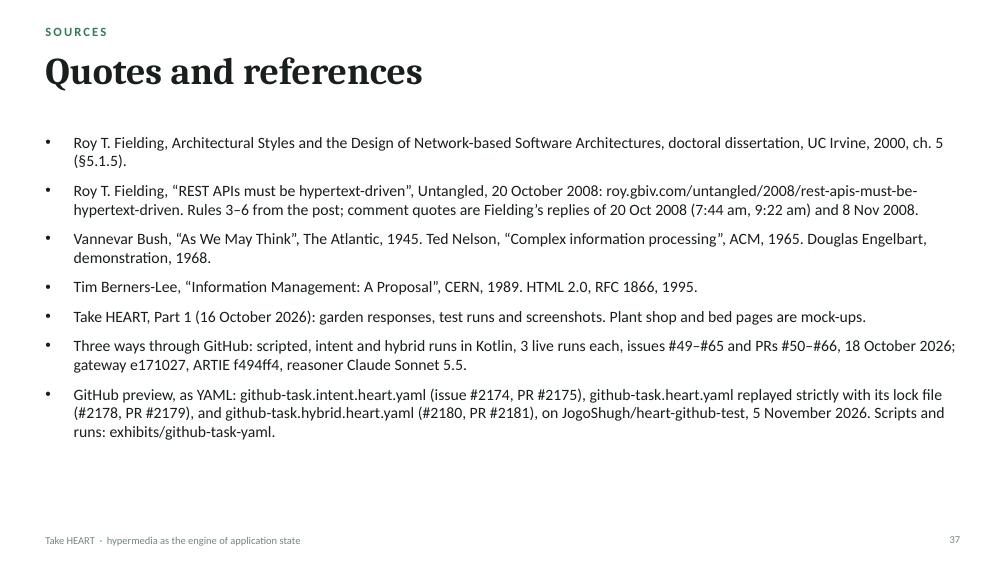
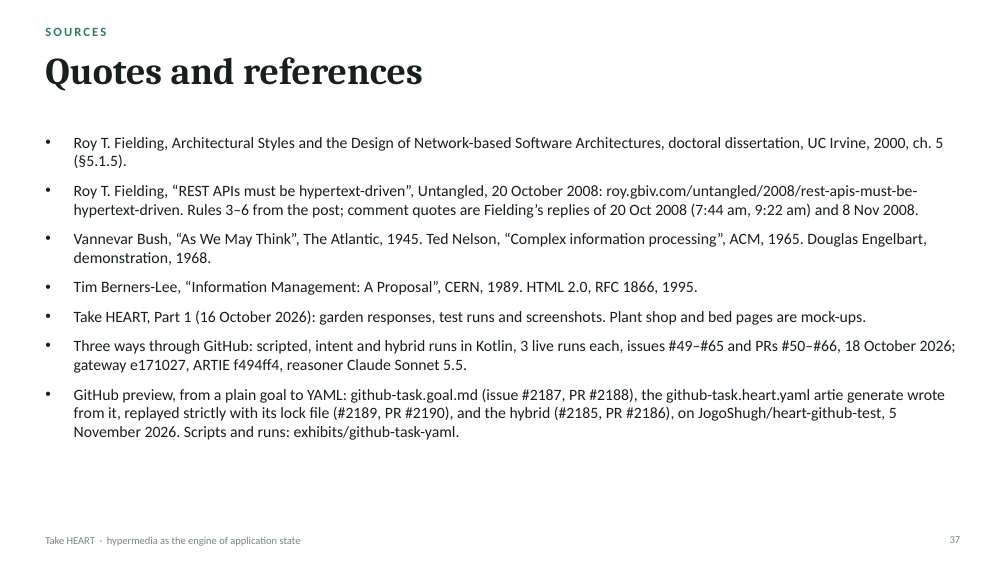
Before and after one commit to JogoShugh/heart-rise-artie, a slide deck: slide 37 of docs/decks/take-heart/Take_HEART_1_2.pptx. Drawn at 1008x567 pixels with LibreOffice and Linux fonts; fonts in the diff are those of the drawing. Boxes give left, top, right and bottom in pixels: in the first picture for what was removed or moved away, otherwise in the second. Text is boxed around its words. In the diff, an @@ line names an element or a change of style, - is before the commit and + after.

```diff
--- a/docs/decks/take-heart/Take_HEART_1_2.pptx
+++ b/docs/decks/take-heart/Take_HEART_1_2.pptx
@@ text at (74,388,945,440): text changed @@
-• GitHub preview, as YAML: github-task.intent.heart.yaml (issue #2174, PR #2175), github-task.heart.yaml replayed strictly with its lock file (#2178, PR #2179), and github-task.hybrid.heart.yaml (#2180, PR #2181), on JogoShugh/heart-github-test, 5 November 2026. Scripts and runs: exhibits/github-task-yaml.
+• GitHub preview, from a plain goal to YAML: github-task.goal.md (issue #2187, PR #2188), the github-task.heart.yaml artie generate wrote from it, replayed strictly with its lock file (#2189, PR #2190), and the hybrid (#2185, PR #2186), on JogoShugh/heart-github-test, 5 November 2026. Scripts and runs: exhibits/github-task-yaml.
```
Also in this commit, not shown: 5 other slides changed, 26 other files.
